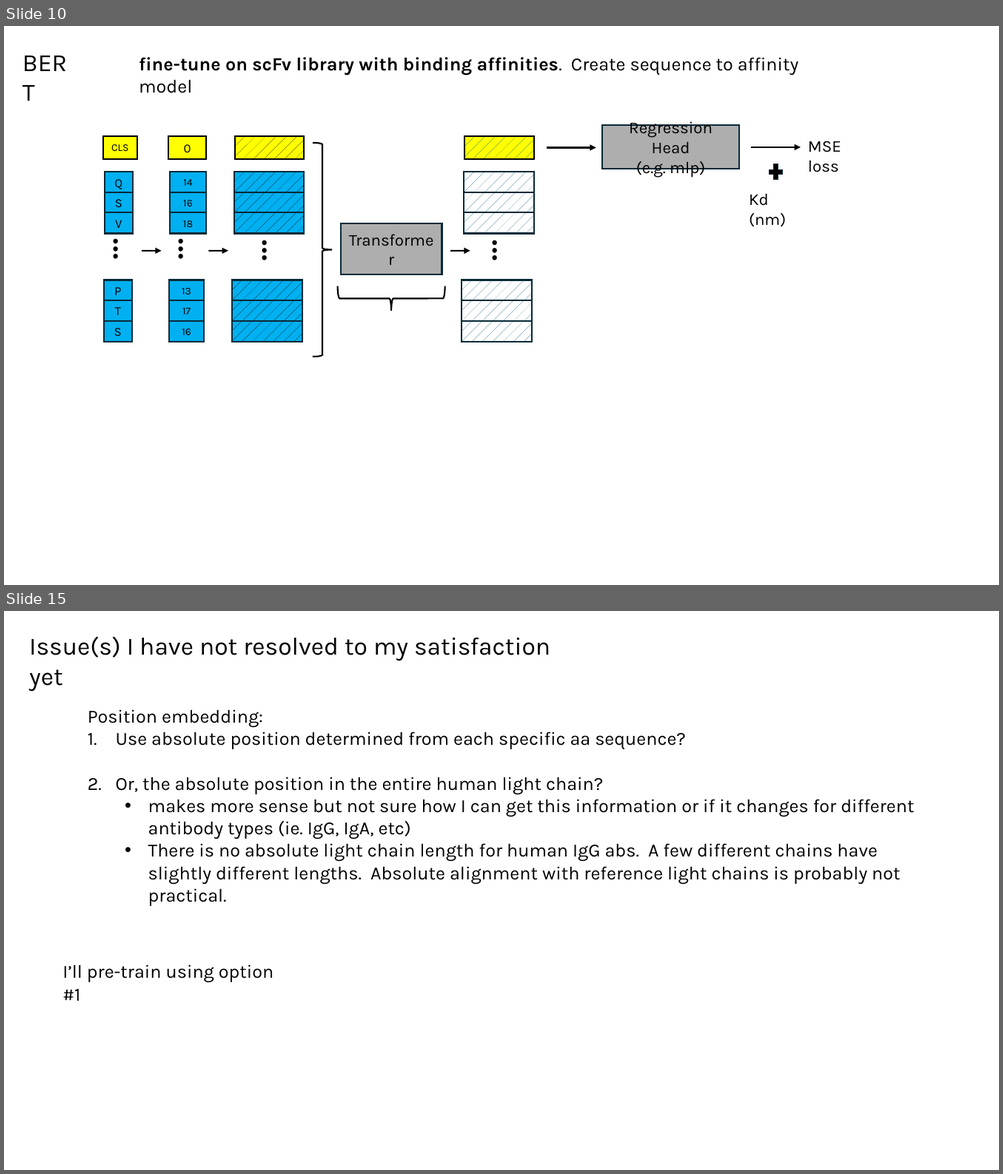
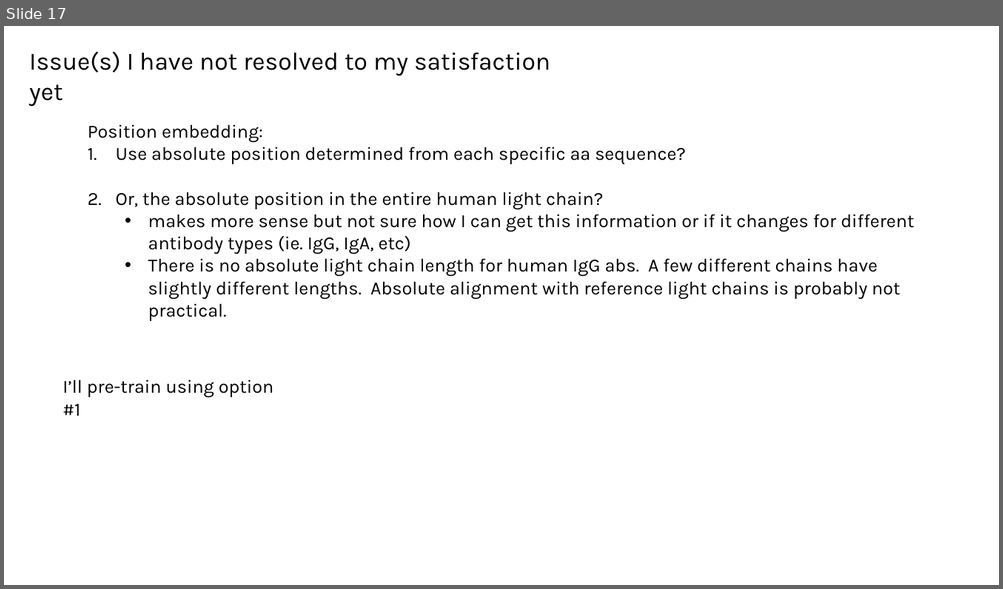
Before and after one commit to planaria158/BERT-antibody-antigen-binding-energy, a slide deck: Homework-aAlphaBio.pptx. Shown one above the other, each under a label of ours: slides 10 and 15 before the commit, slide 17 after it; the slides between them are not shown. The pictures are 1003x1174 and 1003x589 pixels, drawn with LibreOffice and Linux fonts; fonts in the diff are those of the drawing. Boxes give left, top, right and bottom in pixels: in the first picture for what was removed or moved away, otherwise in the second. Text is boxed around its words. In the diff, an @@ line names an element or a change of style, - is before the commit and + after.

```diff
--- a/Homework-aAlphaBio.pptx
+++ b/Homework-aAlphaBio.pptx
@@ slide 10 removed at (4,26,999,585), background #FFFFFF @@
@@ text removed at (15,42,86,80) @@
-BERT
@@ text removed at (139,57,799,75) @@
-fine-tune on scFv library with binding affinities. Create sequence to affinity model
@@ group removed at (102,125,841,358): 30 rectangles, 6 texts, 5 arrows, 1 right brace, 1 left brace, 1 plus sign @@
-Transformer
-Q
-S
-V
-…
-CLS
-P
-T
-S
-…
-14
-16
-18
-0
-13
-17
-16
-…
-…
-Regression Head
-(e.g. mlp)
-Kd (nm)
-MSE loss
@@ what was slide 15 is now slide 17 @@
```
Also in this commit, not shown: 7 slides changed, 5 slides added, 2 other slides removed.
